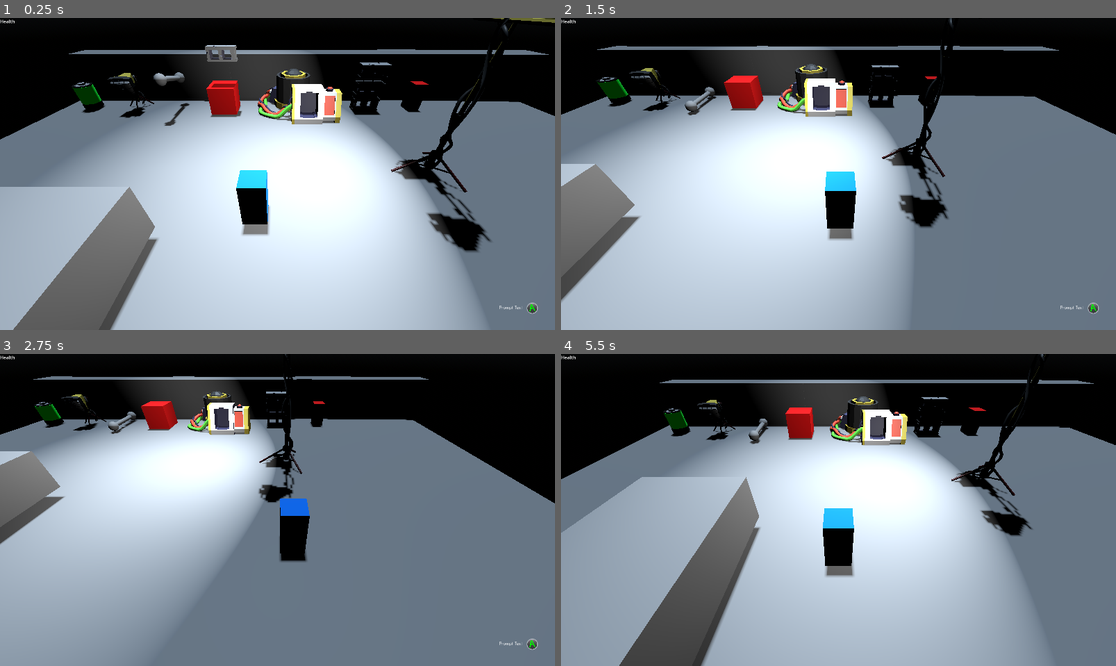
Above: before the commit, frames 1-4 (two rows, left to right).
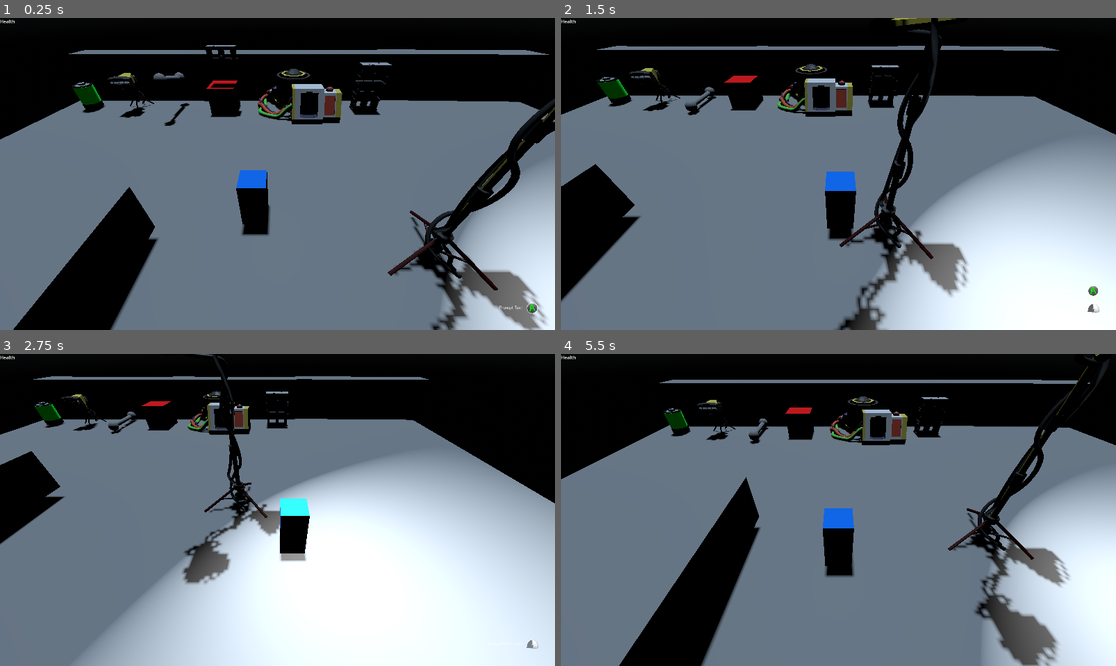
Above: after the commit, the same moments.

Repository: joshandersn/power
Game: Godot game, scene res://Scenes/main.tscn
Same seed, same stepped clock (60 frames per second), same inputs: the game is played once before the commit and once after it.
Inputs (mouse positions are in pixels of both pictures, inside the frame that each line leads up to):
- Up to frame 1 (0.25 s): no input
- Up to frame 2 (1.5 s): move the mouse to (960, 158) at 0.52 s; hold D (move_right) 0.53-1.28 s; right-click (960, 158) at 0.6 s; move the mouse to (727, 189) at 1.27 s; hold S (move_down) from 1.28 s (still down); click (727, 189) at 1.35 s
- Up to frame 3 (2.75 s): move the mouse to (333, 441) at 2.02 s; release S (move_down) at 2.03 s; hold D (move_right) from 2.03 s (still down); tap E (use_cable) at 2.1 s
- Up to frame 4 (5.5 s): move the mouse to (810, 572) at 2.77 s; release D (move_right) at 2.78 s; hold W (move_up) 2.78-3.53 s; right-click (810, 572) at 2.85 s; move the mouse to (1005, 556) at 3.52 s; hold A (move_left) 3.53-5.03 s; click (1005, 556) at 3.6 s; move the mouse to (672, 463) at 4.27 s; tap E (use_cable) at 4.35 s; move the mouse to (866, 510) at 5.02 s; hold S (move_down) from 5.03 s (still down); right-click (866, 510) at 5.1 s

The runs differ from the first frame. In frame 1, 64% of the frame differs, in the area x 0-100%, y 0-100%; in frame 2, 66%; in frame 3, 69%; in frame 4, 67%.

Commit message:
enemies can hit car

Diff:
--- a/Entities/enemy.tscn
+++ b/Entities/enemy.tscn
@@ -20,6 +20,7 @@
 
 [node name="Enemy" type="CharacterBody3D" groups=["Enemy"]]
 collision_layer = 4
+collision_mask = 5
 script = ExtResource("1_tdvmb")
 
 [node name="Detection" type="Area3D" parent="."]
@@ -45,7 +46,6 @@
 [node name="Hitbox" type="Area3D" parent="."]
 collision_layer = 0
 collision_mask = 6
-monitorable = false
 
 [node name="CollisionShape3D" type="CollisionShape3D" parent="Hitbox"]
 shape = SubResource("SphereShape3D_2lt1e")
--- a/Gadgets/Car.tscn
+++ b/Gadgets/Car.tscn
@@ -1,26 +1,22 @@
-[gd_scene load_steps=5 format=3 uid="uid://hsyxg1ydgpg0"]
+[gd_scene load_steps=4 format=3 uid="uid://hsyxg1ydgpg0"]
 
 [ext_resource type="Script" path="res://Gadgets/car.gd" id="1_hqwy1"]
 
-[sub_resource type="BoxShape3D" id="BoxShape3D_y6q3k"]
-size = Vector3(3.60352, 1, 4.45605)
+[sub_resource type="BoxShape3D" id="BoxShape3D_wa0xw"]
+size = Vector3(2, 1, 3)
 
 [sub_resource type="BoxMesh" id="BoxMesh_0xhf8"]
 size = Vector3(2, 1, 3)
 
-[sub_resource type="BoxShape3D" id="BoxShape3D_wa0xw"]
-size = Vector3(2, 1, 3)
+[node name="Car" type="RigidBody3D" groups=["Defence"]]
+collision_layer = 7
+collision_mask = 7
+freeze = true
+script = ExtResource("1_hqwy1")
+lose_message = "Oh no honey They destroyed the car!"
 
-[node name="Car" type="Area3D" groups=["Defence"]]
-script = ExtResource("1_hqwy1")
-
-[node name="Area3D" type="CollisionShape3D" parent="."]
-shape = SubResource("BoxShape3D_y6q3k")
+[node name="CollisionShape3D" type="CollisionShape3D" parent="."]
+shape = SubResource("BoxShape3D_wa0xw")
 
 [node name="MeshInstance3D" type="MeshInstance3D" parent="."]
 mesh = SubResource("BoxMesh_0xhf8")
-
-[node name="StaticBody3D" type="StaticBody3D" parent="."]
-
-[node name="CollisionShape3D" type="CollisionShape3D" parent="StaticBody3D"]
-shape = SubResource("BoxShape3D_wa0xw")
--- a/Gadgets/car.gd
+++ b/Gadgets/car.gd
@@ -1,4 +1,10 @@
-extends Area3D
+extends RigidBody3D
+
+@export var health := 100
+@export var lose_message: String
 
 func goblin_action() -> void:
-	print("goblin hit ", self)
+	health -= 1
+	if health <= 0:
+		Game.lose.emit()
+		Game.push_dialog.emit(lose_message)
--- a/Scenes/level01.tscn
+++ b/Scenes/level01.tscn
@@ -75,8 +75,7 @@
 
 [node name="WorkLight" parent="." instance=ExtResource("4_410tk")]
 transform = Transform3D(-0.999279, 0, -0.0385304, 0, 1, 0, 0.0385304, 0, -0.999279, -12.2503, 0.831654, -3.80756)
-start_active = false
-item_resource = SubResource("Resource_oqhbv")
+item_resource = SubResource("Resource_fjxyx")
 
 [node name="Block2" parent="." instance=ExtResource("6_vu8qr")]
 transform = Transform3D(6.67257, 0, -0.0325407, 0, 2.52389, 0, 0.199094, 0, 1.09059, 1.45579, 0.774811, -5.59845)
@@ -100,7 +99,16 @@
 transform = Transform3D(1, 0, 0, 0, 1, 0, 0, 0, 1, -8.55495, 0.250001, -3.63691)
 
 [node name="Enemy" parent="." instance=ExtResource("13_yme2v")]
-transform = Transform3D(1, 0, 0, 0, 1, 0, 0, 0, 1, -0.846849, 1.01116, -3.83088)
+transform = Transform3D(1, 0, 0, 0, 1, 0, 0, 0, 1, -9.32625, 1.01116, 8.56929)
+
+[node name="Enemy2" parent="." instance=ExtResource("13_yme2v")]
+transform = Transform3D(1, 0, 0, 0, 1, 0, 0, 0, 1, -10.9067, 1.01116, 8.56929)
+
+[node name="Enemy3" parent="." instance=ExtResource("13_yme2v")]
+transform = Transform3D(1, 0, 0, 0, 1, 0, 0, 0, 1, -12.3962, 1.01116, 8.56929)
+
+[node name="Enemy4" parent="." instance=ExtResource("13_yme2v")]
+transform = Transform3D(1, 0, 0, 0, 1, 0, 0, 0, 1, -13.6764, 1.01116, 8.56929)
 
 [node name="Bounds" parent="." node_paths=PackedStringArray("respawn") instance=ExtResource("14_7ul4e")]
 transform = Transform3D(5.56509, 0, 0, 0, 1, 0, 0, 0, 3.07218, 0, -15.0634, 0)
@@ -127,7 +135,7 @@
 one_time = true
 
 [node name="WorkLightTall" parent="." instance=ExtResource("17_vp5uv")]
-transform = Transform3D(0.0271889, 0, 0.99963, 0, 1, 0, -0.99963, 0, 0.0271889, -2.82431, 0.858117, 0.472432)
+transform = Transform3D(-0.681117, 0, -0.732174, 0, 1, 0, 0.732174, 0, -0.681117, -3.57205, 0.858117, 2.92391)
 start_active = true
 item_resource = SubResource("Resource_eayx0")
 
Not shown: 2 places in Items/WorkLight.tscn that only renumber resources
Not shown: 1 places in Scenes/level01.tscn that only renumber resources
